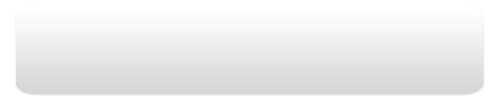
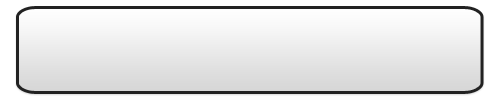
Revision of a layered 500×100 image; what changed, layer by layer:
pixels changed over [16,6,484,94] (layer not identified)
